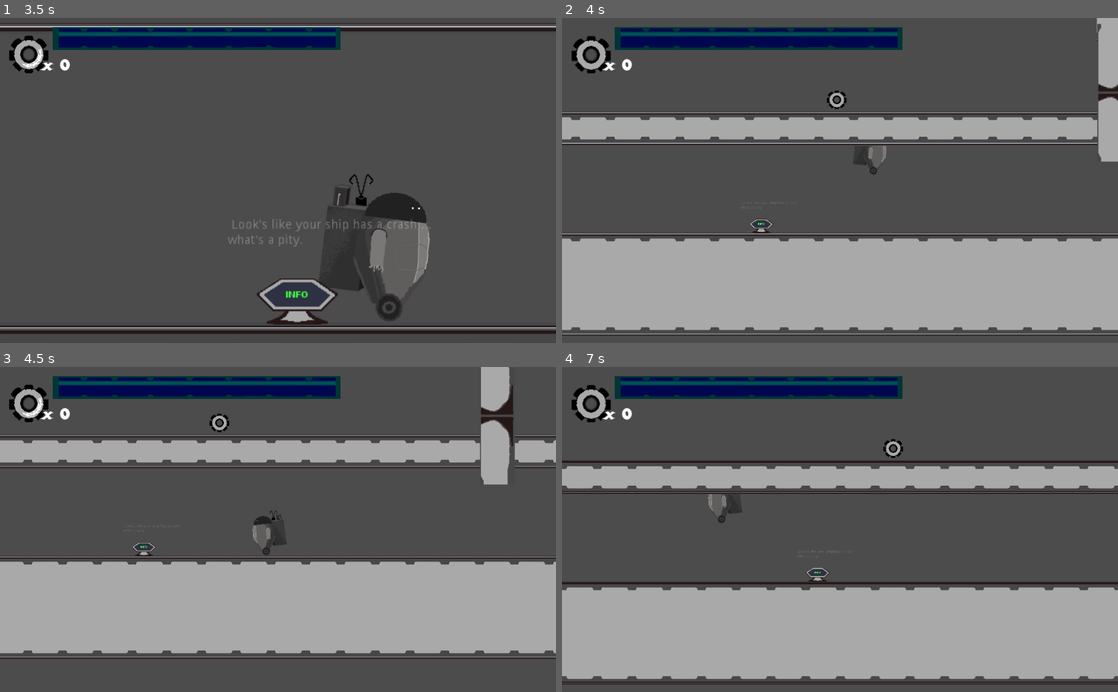
Above: before the commit, frames 1-4 (two rows, left to right).
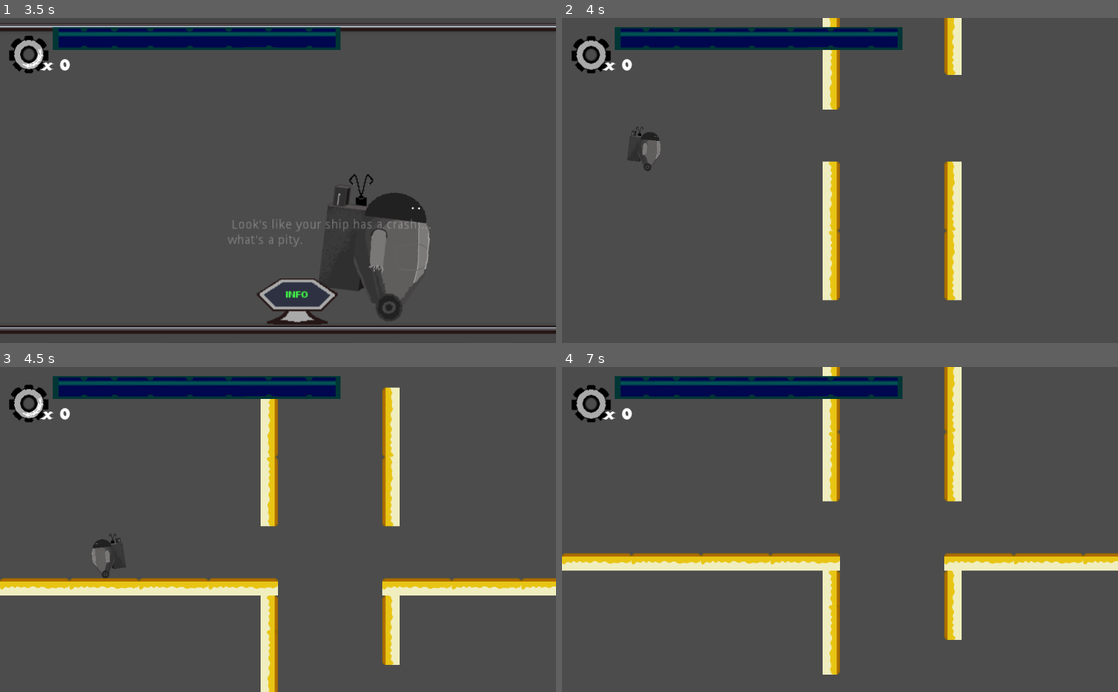
Above: after the commit, the same moments.

Repository: AkaiTobira/DesRepair
Game: Godot game, scene res://Scenes/LVL1.tscn
Two runs of this game, one before a commit and one after it. Both use one fixed random seed, a clock stepped at 60 frames per second and the inputs below. The engine's default icon, where the game draws it, is replaced by a stand-in: a white triangle on a blue panel in a dark square.
Inputs (mouse positions are in pixels of both pictures, inside the frame that each line leads up to):
- Up to frame 1 (3.5 s): move the mouse to (400, 164) at 0.52 s; hold Right (ui_right) 0.53-2.03 s; tap E (heal) at 0.6, 2.1 s; click (400, 164) at 0.67 s; tap Up (jump) at 0.77, 1.52, 3.02 s; move the mouse to (166, 196) at 1.27 s; tap F (wall_hold) at 1.35, 2.85 s; tap Enter at 2 s; move the mouse to (333, 109) at 2.02 s; hold Left (ui_left) 2.03-2.78 s; move the mouse to (250, 245) at 2.77 s; hold Right (ui_right) from 2.78 s (still down); click (250, 245) at 2.92 s
- Up to frame 2 (4 s): keep holding Right (ui_right); move the mouse to (1006, 229) at 3.52 s; tap E (heal) at 3.6 s; tap Up (jump) at 3.77 s
- Up to frame 3 (4.5 s): move the mouse to (111, 480) at 4.27 s; release Right (ui_right) at 4.28 s; hold Left (ui_left) from 4.28 s (still down); tap F (wall_hold) at 4.35 s
- Up to frame 4 (7 s): tap Up (jump) at 4.52, 6.02, 6.77 s; move the mouse to (867, 529) at 5.02 s; release Left (ui_left) at 5.03 s; hold Right (ui_right) 5.03-5.78 s; tap E (heal) at 5.1, 6.6 s; click (867, 529) at 5.17 s; move the mouse to (756, 448) at 5.77 s; hold Left (ui_left) from 5.78 s (still down); tap F (wall_hold) at 5.85 s; move the mouse to (962, 513) at 6.52 s

Frame 1 is identical in both runs. In frame 2, 41% of the frame differs, in the area x 0-100%, y 0-98%; in frame 3, 41%; in frame 4, 44%.

Commit message:
sands, spikes and keyrobot

Diff:
--- a/Root.gd
+++ b/Root.gd
@@ -1,6 +1,6 @@
 extends TileMap
 
-export var next_level = "sandbox"
+export var next_level = "LVL3"
 
 var doors_and_keys = { }
 
--- a/Scenes/Key.tscn
+++ b/Scenes/Key.tscn
@@ -1,11 +1,11 @@
 [gd_scene load_steps=9 format=2]
 
 [ext_resource path="res://Scripts/Key.gd" type="Script" id=1]
-[ext_resource path="res://icon.png" type="Texture" id=2]
+[ext_resource path="res://broken_robot.png" type="Texture" id=2]
 [ext_resource path="res://Environment/Button_1.png" type="Texture" id=3]
 
 [sub_resource type="RectangleShape2D" id=1]
-extents = Vector2( 171.432, 75.6021 )
+extents = Vector2( 99.5596, 75.6021 )
 
 [sub_resource type="Animation" id=2]
 resource_name = "migaj"
@@ -41,9 +41,7 @@
 script = ExtResource( 1 )
 
 [node name="Sprite" type="Sprite" parent="."]
-self_modulate = Color( 0.219608, 1, 0, 1 )
-position = Vector2( -1.43051e-006, -2.38419e-007 )
-scale = Vector2( 0.75, 0.75 )
+position = Vector2( -1.43051e-06, -2.38419e-07 )
 texture = ExtResource( 2 )
 
 [node name="CollisionShape2D" type="CollisionShape2D" parent="."]
--- a/Scenes/LVL3.tscn
+++ b/Scenes/LVL3.tscn
@@ -13,7 +13,6 @@
 format = 1
 tile_data = PoolIntArray( -3538948, -1610612727, 0, -3604465, 1610612745, 0, -3604461, 1610612745, 0, -3604438, -107374 …(4237 unchanged characters)…
 script = ExtResource( 2 )
-next_level = "sandbox"
 
 [node name="Area2D" type="Area2D" parent="."]
 position = Vector2( 2368, -2464 )
--- a/Scenes/Platforms.tscn
+++ b/Scenes/Platforms.tscn
@@ -8,10 +8,10 @@
 [ext_resource path="res://Environment/Terrain/mechanicalTileset.png" type="Texture" id=6]
 [ext_resource path="res://Environment/Terrain/SandDouble.png" type="Texture" id=7]
 [ext_resource path="res://Environment/Terrain/SandTileset.png" type="Texture" id=8]
-[ext_resource path="res://Environment/Spikes/spikes_top.png" type="Texture" id=9]
-[ext_resource path="res://Environment/Spikes/spike_bottom.png" type="Texture" id=10]
-[ext_resource path="res://Environment/Spikes/spikes_bottom.png" type="Texture" id=11]
-[ext_resource path="res://Environment/Spikes/spike_top.png" type="Texture" id=12]
+[ext_resource path="res://Environment/Spikes/desert_spike_top.png" type="Texture" id=9]
+[ext_resource path="res://Environment/Spikes/desert_spike_bottom.png" type="Texture" id=10]
+[ext_resource path="res://Environment/Spikes/desert_spikes_top.png" type="Texture" id=11]
+[ext_resource path="res://Environment/Spikes/desert_spikes_bottom.png" type="Texture" id=12]
 
 [node name="Platforms" type="Node2D"]
 
@@ -201,27 +201,68 @@
 "_edit_group_": true
 }
 
-[node name="StaticBody2D2" type="StaticBody2D" parent="SandTileset3"]
-collision_layer = 515
-collision_mask = 515
-
-[node name="CollisionPolygon2D" type="CollisionPolygon2D" parent="SandTileset3/StaticBody2D2"]
+[node name="StaticBody2D3" type="StaticBody2D" parent="SandTileset3"]
+collision_layer = 515
+collision_mask = 515
+
+[node name="CollisionPolygon2D" type="CollisionPolygon2D" parent="SandTileset3/StaticBody2D3"]
 position = Vector2( -64, 16 )
 scale = Vector2( 0.695312, 1.13328 )
 polygon = PoolVector2Array( 14.5106, -40.4441, 1.51294, -32.4695, 0.538086, 13.1851, 183.805, 13.5838, 182.18, -32.8682, 170.482, -41.0422 )
 
-[node name="spikes_bottom" type="Sprite" parent="."]
-position = Vector2( 349.774, 458.59 )
+[node name="desert_spikes_bottom" type="Sprite" parent="."]
+position = Vector2( 469.192, 467.558 )
+texture = ExtResource( 12 )
+
+[node name="StaticBody2D3" type="StaticBody2D" parent="desert_spikes_bottom"]
+rotation = 3.14159
+collision_layer = 515
+collision_mask = 515
+
+[node name="CollisionPolygon2D" type="CollisionPolygon2D" parent="desert_spikes_bottom/StaticBody2D3"]
+position = Vector2( -64, 16 )
+scale = Vector2( 0.695312, 1.13328 )
+polygon = PoolVector2Array( 45.7548, -37.5398, 25.0097, 8.47656, 92.0323, 9.21088, 159.454, 8.96609, 138.709, -37.0502, 131.927, -37.295 )
+
+[node name="desert_spikes_top" type="Sprite" parent="."]
+position = Vector2( 479.499, 353.786 )
 texture = ExtResource( 11 )
 
-[node name="spikes_top" type="Sprite" parent="."]
-position = Vector2( 350.677, 535.302 )
+[node name="StaticBody2D2" type="StaticBody2D" parent="desert_spikes_top"]
+collision_layer = 515
+collision_mask = 515
+
+[node name="CollisionPolygon2D" type="CollisionPolygon2D" parent="desert_spikes_top/StaticBody2D2"]
+position = Vector2( -64, 16 )
+scale = Vector2( 0.695312, 1.13328 )
+polygon = PoolVector2Array( 45.7548, -37.5398, 25.0097, 8.47656, 92.0323, 9.21088, 159.454, 8.96609, 138.709, -37.0502, 131.927, -37.295 )
+
+[node name="desert_spike_bottom" type="Sprite" parent="."]
+position = Vector2( 351.942, 502.333 )
+texture = ExtResource( 10 )
+__meta__ = {
+"_edit_group_": true
+}
+
+[node name="StaticBody2D5" type="StaticBody2D" parent="desert_spike_bottom"]
+rotation = 3.14159
+collision_layer = 515
+collision_mask = 515
+
+[node name="CollisionPolygon2D" type="CollisionPolygon2D" parent="desert_spike_bottom/StaticBody2D5"]
+position = Vector2( -64, 16 )
+scale = Vector2( 0.695312, 1.13328 )
+polygon = PoolVector2Array( 89.1674, -51.8652, 57.1759, 23.843, 94.8802, 24.1934, 128.014, 24.1934, 110.305, -24.8766, 97.1653, -51.8652 )
+
+[node name="desert_spike_top" type="Sprite" parent="."]
+position = Vector2( 560.867, 512.34 )
 texture = ExtResource( 9 )
 
-[node name="spike_bottom" type="Sprite" parent="."]
-position = Vector2( 577.204, 511.837 )
-texture = ExtResource( 10 )
-
-[node name="spike_top" type="Sprite" parent="."]
-position = Vector2( 502.296, 380.975 )
-texture = ExtResource( 12 )
+[node name="StaticBody2D4" type="StaticBody2D" parent="desert_spike_top"]
+collision_layer = 515
+collision_mask = 515
+
+[node name="CollisionPolygon2D" type="CollisionPolygon2D" parent="desert_spike_top/StaticBody2D4"]
+position = Vector2( -64, 16 )
+scale = Vector2( 0.695312, 1.13328 )
+polygon = PoolVector2Array( 89.1674, -51.8652, 57.1759, 23.843, 94.8802, 24.1934, 128.014, 24.1934, 110.305, -24.8766, 97.1653, -51.8652 )
--- a/Scenes/TutorialLevel.tscn
+++ b/Scenes/TutorialLevel.tscn
@@ -38,7 +38,7 @@
 position = Vector2( 0, -31 )
 
 [node name="CollisionShape2D" type="CollisionShape2D" parent="Area2D"]
-position = Vector2( 245.742, -774.058 )
+position = Vector2( 1536, -257 )
 shape = SubResource( 1 )
 
 [node name="infoScreen" parent="." instance=ExtResource( 6 )]
--- a/Scripts/LVL1.gd
+++ b/Scripts/LVL1.gd
@@ -4,6 +4,7 @@
 	"tutorial" : preload("res://Scenes/TutorialLevel.tscn"),
 	"test"     : preload("res://Scenes/LevelTest.tscn"),
 	"sandbox"  : preload("res://Scenes/SandBox.tscn"),
+	"LVL3"  : preload("res://Scenes/LVL3.tscn"),
 	 }
 
 func load_new_world( next_level, p_position ):
Not shown, removed: default_env.tres.tmp
